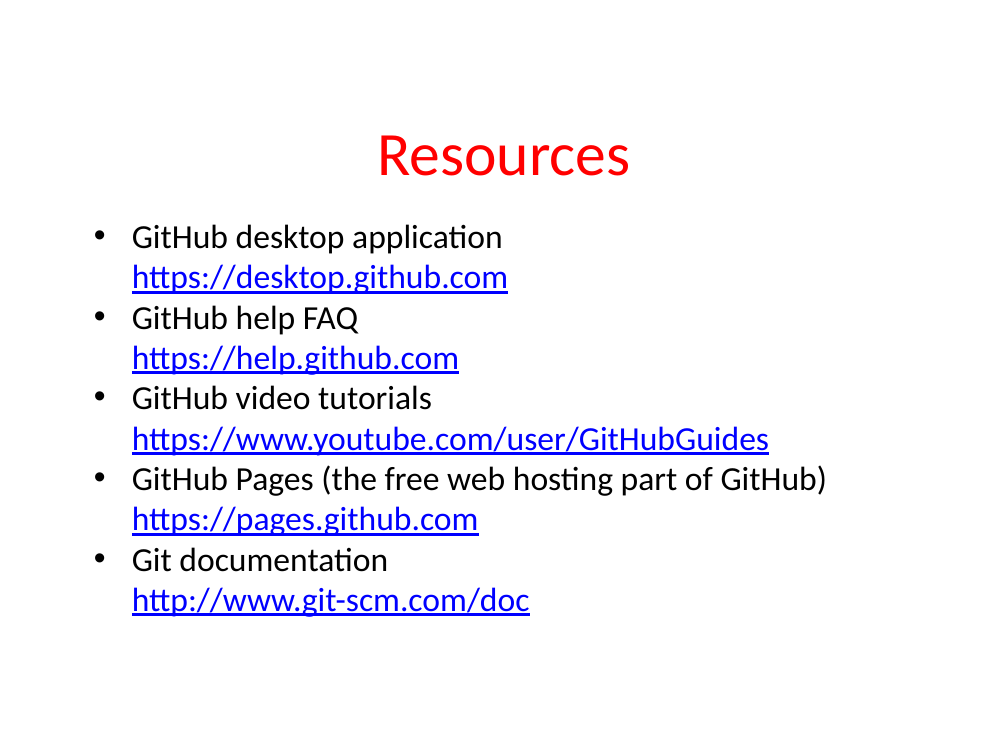
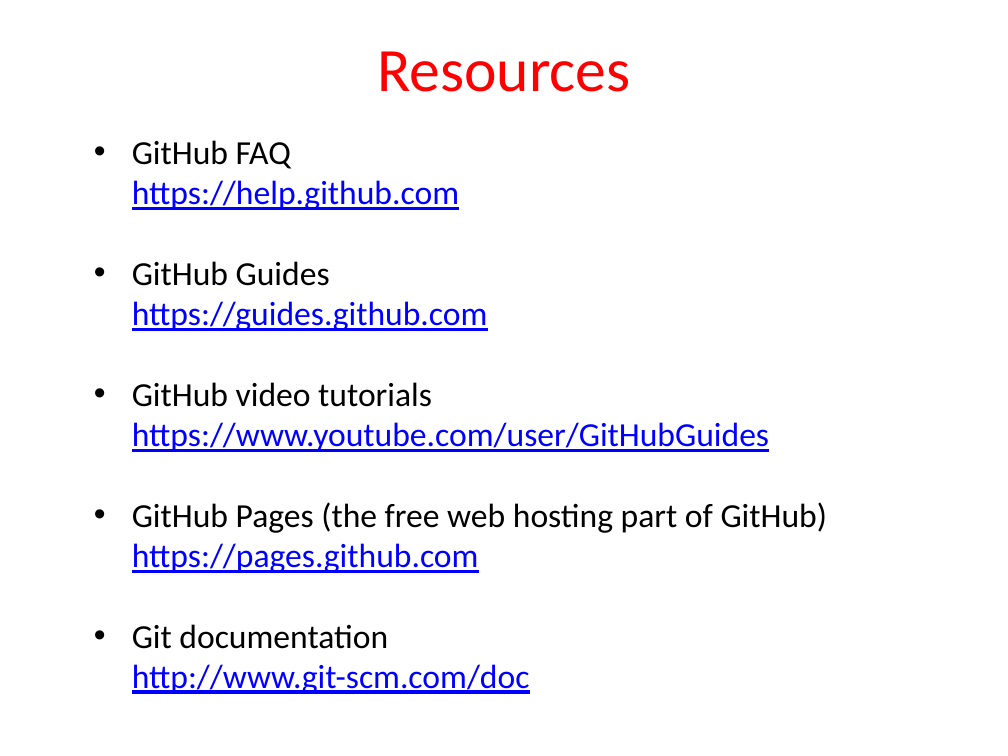
Before and after one commit to nghamedic/github-workshop, a slide deck: slide 22 of Using GitHub to Manage Your Scholarly Work.pptx. Drawn at 1008x756 pixels with LibreOffice and Linux fonts; fonts in the diff are those of the drawing. Boxes give left, top, right and bottom in pixels: in the first picture for what was removed or moved away, otherwise in the second. Text is boxed around its words. In the diff, an @@ line names an element or a change of style, - is before the commit and + after.

Commit message:
update slides

```diff
--- a/Using GitHub to Manage Your Scholarly Work.pptx
+++ b/Using GitHub to Manage Your Scholarly Work.pptx
@@ text "Resources": place and size @@
-text "Resources" at <box>377,135,630,176</box>
+text "Resources" at <box>377,51,630,92</box>
@@ text "GitHub FAQ https://help.github.com": place and size @@
-text "GitHub FAQ https://help.github.com" at <box>132,224,827,617</box>
+text "GitHub FAQ https://help.github.com" at <box>132,140,827,694</box>
@@ text at <box>132,140,488,331</box>: text changed @@
-• GitHub desktop application
-  https://desktop.github.com
-• GitHub help FAQ
-  https://help.github.com
+• GitHub FAQ
+  https://help.github.com
+• GitHub Guides
+  https://guides.github.com
```
Also in this commit, not shown: 3 other slides changed.
